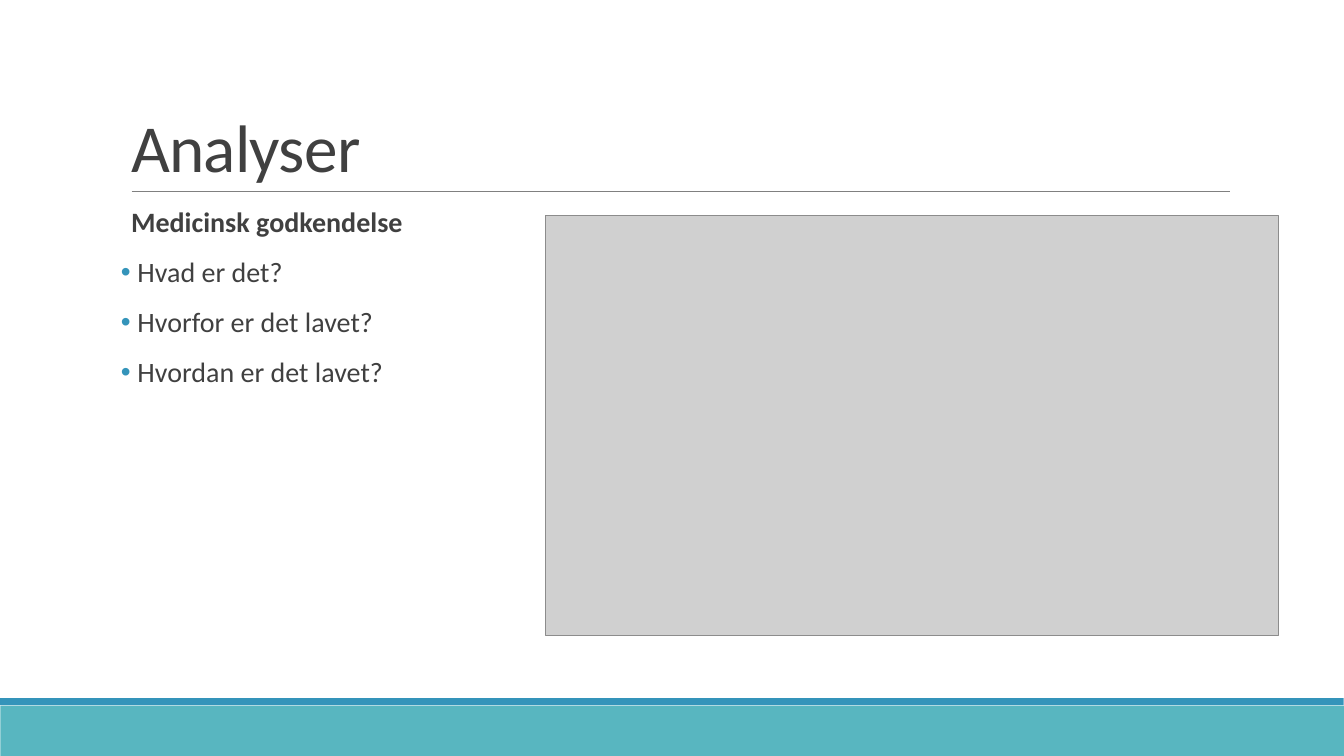
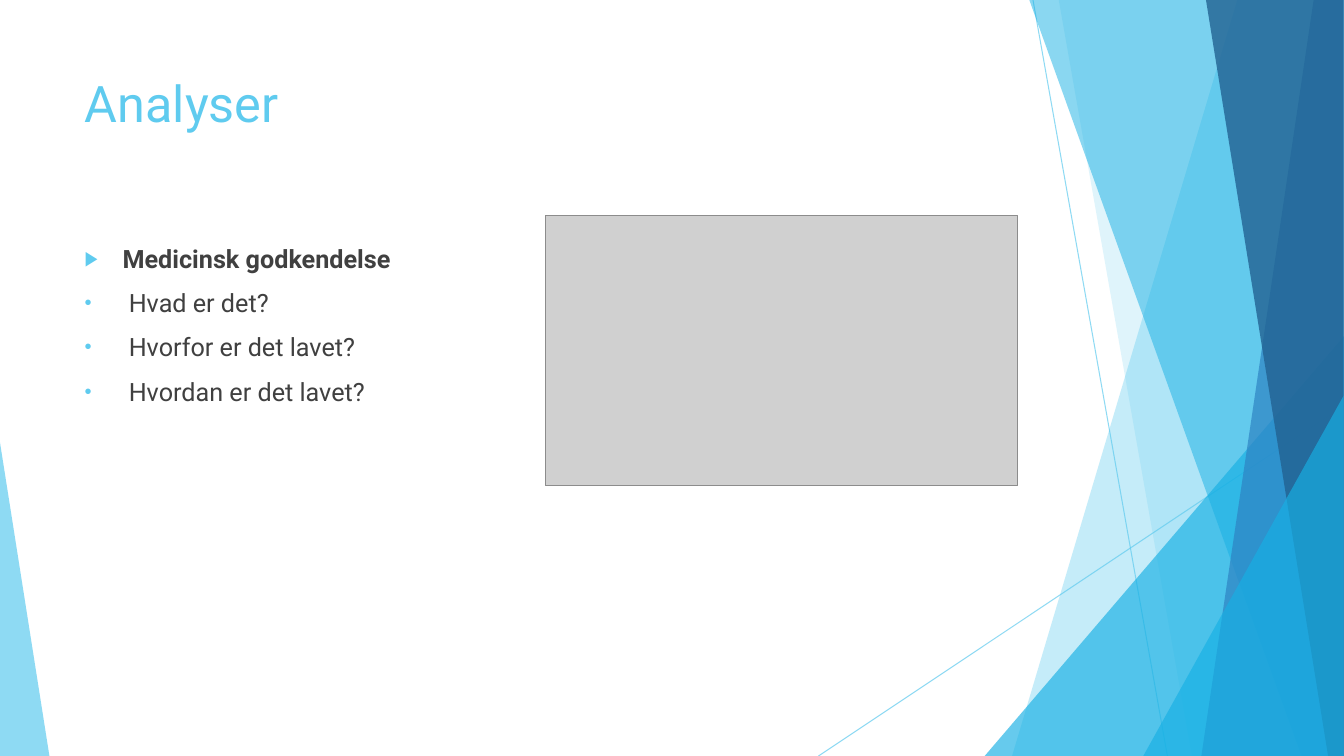
Before and after one commit to zeroregard/Automatic-Sonography, a slide deck: slide 6 of Præsentation_Eksamen.pptx. Drawn at 1344x756 pixels with LibreOffice and Linux fonts; fonts in the diff are those of the drawing; grey boxes stand for pictures. Boxes give left, top, right and bottom in pixels: in the first picture for what was removed or moved away, otherwise in the second. Text is boxed around its words. In the diff, an @@ line names an element or a change of style, - is before the commit and + after.

```diff
--- a/Præsentation_Eksamen.pptx
+++ b/Præsentation_Eksamen.pptx
@@ title "Analyser": place and size @@
-title "Analyser" at [131,125,361,183]
+title "Analyser" at [85,84,279,133]
@@ title "Analyser" at [85,84,279,133]: size 48 to 36 pt, font Calibri to Roboto, text colour #404040 to #5FCBEF, letter spacing -0.5 to 0 pt; line spacing 0.85 to 1; vertical alignment bottom to top @@
@@ line removed from (132, 192) to (1231, 192) @@
@@ text "Medicinsk godkendelse": place and size @@
-text "Medicinsk godkendelse" at [131,212,402,382]
+text "Medicinsk godkendelse" at [123,249,391,402]
@@ text "Medicinsk godkendelse" at [123,249,391,402]: size 20 to 18 pt, font Calibri to Roboto; bullet   to ▶; line spacing 0.9 to 1; less space between paragraphs; bullet colour #3494BA to #5FCBEF; indent changed @@
@@ picture: place and size @@
-picture at [545,216,1278,636]
+picture at [545,216,1018,487]
@@ group added at [0,0,1344,756]: 5 freeform shapes, 3 triangles, 2 lines @@
@@ rectangle removed at [0,706,1344,756] @@
@@ rectangle removed at [0,699,1344,706] @@
```
Also in this commit, not shown: 12 other slides changed, 1 slide added, 1 slide removed, 1 other file.
